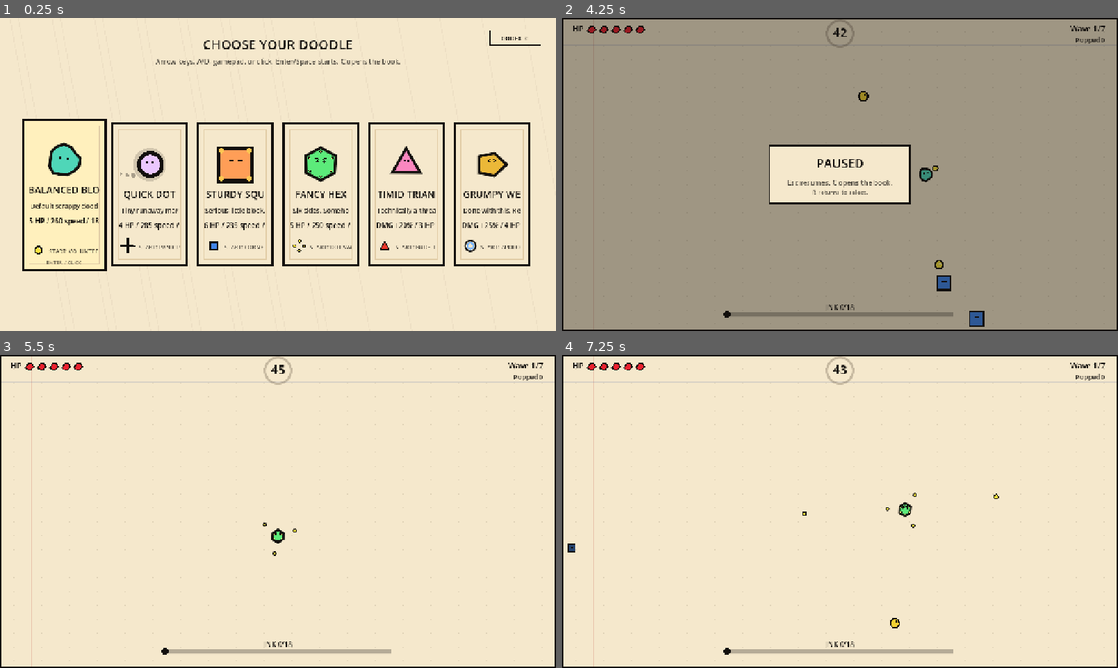
Above: before the commit, frames 1-4 (two rows, left to right).
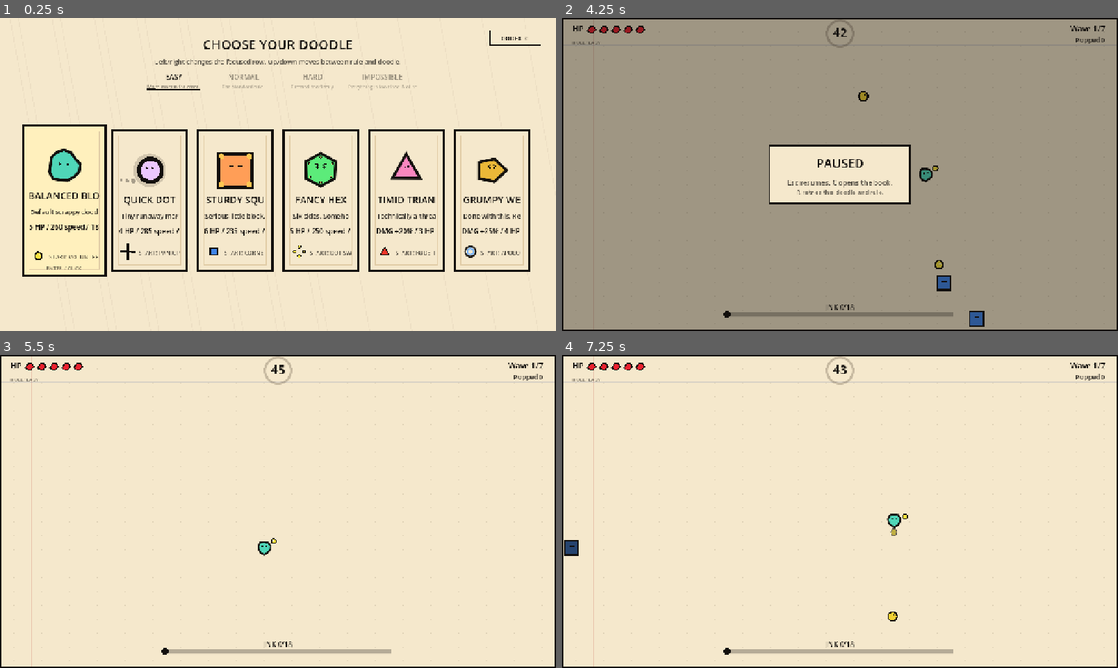
Above: after the commit, the same moments.

Repository: muratgur/shape-survivor
Game: Godot game, scene res://scenes/main.tscn
Same seed, same stepped clock (60 frames per second), same inputs: the game is played once before the commit and once after it.
Inputs (mouse positions are in pixels of both pictures, inside the frame that each line leads up to):
- Up to frame 1 (0.25 s): no input
- Up to frame 2 (4.25 s): tap Enter (confirm) at 0.5, 1.55, 3.05 s; move the mouse to (962, 158) at 0.52 s; hold D (move_right) 0.53-1.28 s; hold Enter (confirm) 0.53-1.28 s; click (962, 158) at 0.67 s; tap Space at 0.77, 1.52, 3.02, 3.77 s; tap E at 0.8, 1.35, 2.3, 3.8 s; move the mouse to (728, 190) at 1.27 s; hold S (move_down) 1.28-2.03 s; click (728, 190) at 1.42 s; move the mouse to (895, 105) at 2.02 s; hold D (move_right) 2.03-2.78 s; hold Enter (confirm) 2.03-2.78 s; click (895, 105) at 2.17 s; move the mouse to (812, 237) at 2.77 s; hold W (move_up) 2.78-3.53 s; tap C (open_codex) at 2.85 s; click (812, 237) at 2.92 s; move the mouse to (1006, 221) at 3.52 s; hold A (move_left) from 3.53 s (still down); tap Tab at 3.6 s; click (1006, 221) at 3.67 s; tap Escape (pause_game) at 4.15 s
- Up to frame 3 (5.5 s): move the mouse to (111, 464) at 4.27 s; tap E at 4.35, 5.3 s; click (111, 464) at 4.42 s; tap Space at 4.52 s; tap Enter (confirm) at 4.55 s; tap R (restart) at 4.9 s; move the mouse to (305, 511) at 5.02 s; release A (move_left) at 5.03 s; hold S (move_down) from 5.03 s (still down); tap Q at 5.1 s; click (305, 511) at 5.17 s
- Up to frame 4 (7.25 s): move the mouse to (756, 433) at 5.77 s; release S (move_down) at 5.78 s; hold D (move_right) 5.78-6.53 s; tap Backspace at 5.85 s; click (756, 433) at 5.92 s; tap Space at 6.02, 6.77 s; tap Enter (confirm) at 6.05 s; move the mouse to (962, 495) at 6.52 s; hold W (move_up) from 6.53 s (still down); hold Enter (confirm) from 6.53 s (still down); click (962, 495) at 6.67 s; tap E at 6.8 s

The runs differ from the first frame. In frame 1, 10% of the frame differs, in the area x 4-96%, y 12-83%; in frame 2, 0.1%; in frame 3, 0.2%; in frame 4, 0.5%.

Commit message:
Add difficulty profiles and integrate difficulty selection into character selection and HUD

Diff:
--- a/scripts/entities/enemy.gd
+++ b/scripts/entities/enemy.gd
@@ -30,10 +30,11 @@
 var _spiral_spin = 0.0
 
 
-func setup(enemy_kind: String, start_position: Vector2, target_position: Vector2, world_size: Vector2) -> void:
+func setup(enemy_kind: String, start_position: Vector2, target_position: Vector2, world_size: Vector2, difficulty_profile: Dictionary = {}) -> void:
 	kind = enemy_kind
 	position = start_position
 	arena_size = world_size
+	contact_damage = 1
 	_wobble_seed = randf_range(0.0, TAU)
 	_charge_dir = (target_position - start_position).normalized()
 	if _charge_dir == Vector2.ZERO:
@@ -89,6 +90,8 @@
 			speed = 120.0
 			color = Color(0.95, 0.82, 0.20)
 			score_value = 10
+	hp *= float(difficulty_profile.get("hp_mult", 1.0))
+	contact_damage = max(1, int(ceil(float(contact_damage) * float(difficulty_profile.get("dmg_mult", 1.0)))))
 	max_hp = hp
 	queue_redraw()
 
--- a/scripts/entities/player.gd
+++ b/scripts/entities/player.gd
@@ -21,6 +21,7 @@
 var weapon_size_multiplier = 1.0
 var knockback_multiplier = 1.0
 var corner_bonus_enabled = false
+var invulnerability_duration = 0.70
 var visual_tags = {}
 var weapon_visuals = {}
 
@@ -55,6 +56,7 @@
 	weapon_size_multiplier = 1.0
 	knockback_multiplier = 1.0
 	corner_bonus_enabled = false
+	invulnerability_duration = 0.70
 	visual_tags.clear()
 	weapon_visuals.clear()
 	queue_redraw()
@@ -94,7 +96,7 @@
 	if _invulnerable_time > 0.0 or hp <= 0:
 		return false
 	hp = max(hp - amount, 0)
-	_invulnerable_time = 0.70
+	_invulnerable_time = invulnerability_duration
 	_flash_time = 0.08
 	var push_direction = (position - source_position).normalized()
 	if push_direction == Vector2.ZERO:
--- a/scripts/main.gd
+++ b/scripts/main.gd
@@ -43,6 +43,8 @@
 var codex_return_state = GameState.SELECT
 var character_roster = []
 var selected_character_id = "balanced_blob"
+var difficulty_profiles = {}
+var selected_difficulty_id = "easy"
 var waves = []
 var upgrade_pool = []
 var current_wave_index = 0
@@ -83,6 +85,7 @@
 func _ready() -> void:
 	rng.randomize()
 	_register_default_inputs()
+	_build_difficulty_profiles()
 	_build_character_roster()
 	_build_wave_data()
 	_build_upgrade_pool()
@@ -115,7 +118,7 @@
 				_resume_game()
 	elif event.is_action_pressed("restart"):
 		if game_state == GameState.RESULT or game_state == GameState.PAUSED:
-			_show_character_select()
+			_start_run(selected_character_id)
 	elif game_state == GameState.RESULT and event.is_action_pressed("confirm"):
 		_show_character_select()
 
@@ -158,6 +161,7 @@
 	character_select.name = "CharacterSelect"
 	character_select.set_anchors_preset(Control.PRESET_FULL_RECT)
 	character_select.character_selected.connect(_on_character_selected)
+	character_select.difficulty_changed.connect(_on_difficulty_changed)
 	character_select.codex_requested.connect(_on_codex_requested)
 	ui_layer.add_child(character_select)
 
@@ -249,7 +253,7 @@
 	pause_overlay.visible = false
 	hud.visible = false
 	player.visible = false
-	character_select.show_select(character_roster, selected_character_id)
+	character_select.show_select(character_roster, selected_character_id, _difficulty_select_data(), selected_difficulty_id)
 
 
 func _start_run(character_id: String = "") -> void:
@@ -268,6 +272,7 @@
 	player.visible = true
 
 	player.reset(ARENA_SIZE * 0.5, _character_by_id(selected_character_id))
+	player.invulnerability_duration = _difficulty_iframe_duration()
 	base_damage_multiplier = 1.0
 	side_bonus_per_extra_side = 0.0
 	weapons = {
@@ -356,14 +361,14 @@
 
 func _update_spawning(delta: float) -> void:
 	var wave = waves[current_wave_index]
-	if _regular_enemy_count() >= 80:
+	if _regular_enemy_count() >= _difficulty_enemy_cap():
 		return
 	spawn_timer -= delta
 	if spawn_timer > 0.0:
 		return
 	if not _wave_allows_spawn(wave):
 		return
-	spawn_timer = float(wave["spawn_rate"])
+	spawn_timer = float(wave["spawn_rate"]) * _difficulty_spawn_mult()
 	var mix: Array = wave["mix"]
 	if mix.is_empty():
 		return
@@ -500,7 +505,7 @@
 		if player.position.distance_to(enemy.position) <= player.radius + enemy_contact_radius:
 			if not player.is_invulnerable() and shield_charges > 0:
 				shield_charges -= 1
-				player._invulnerable_time = 0.70
+				player._invulnerable_time = _difficulty_iframe_duration()
 				_spawn_attack_effect("pulse", 0.32, {"radius": player.radius + 14.0}, player)
 				continue
 			var did_hit: bool = player.take_damage(enemy.contact_damage, enemy.position)
@@ -733,13 +738,13 @@
 
 
 func _spawn_enemy(kind: String, start_position: Vector2 = Vector2(-100000.0, -100000.0)):
-	if kind != "chunk_polygon" and _regular_enemy_count() >= 80:
+	if kind != "chunk_polygon" and _regular_enemy_count() >= _difficulty_enemy_cap():
 		return null
 	var spawn_position = start_position
 	if spawn_position.x < -90000.0:
 		spawn_position = _pick_spawn_position()
 	var enemy = EnemyScene.new()
-	enemy.setup(kind, spawn_position, player.position, ARENA_SIZE)
+	enemy.setup(kind, spawn_position, player.position, ARENA_SIZE, _current_difficulty_profile())
 	enemies_container.add_child(enemy)
 	enemies.append(enemy)
 	if kind == "chunk_polygon":
@@ -895,7 +900,7 @@
 			for i in range(12):
 				_spawn_pickup("ink", enemy.position + Vector2.RIGHT.rotated(TAU * float(i) / 12.0) * rng.randf_range(12.0, 44.0))
 		else:
-			var drop_count = int(round(float(waves[current_wave_index].get("drop_rate", 1.0))))
+			var drop_count = _scaled_ink_drop_count(float(waves[current_wave_index].get("drop_rate", 1.0)))
 			for i in range(drop_count):
 				_spawn_pickup("ink", enemy.position + Vector2(rng.randf_range(-8.0, 8.0), rng.randf_range(-8.0, 8.0)))
 			_roll_special_drop(enemy)
@@ -908,28 +913,29 @@
 func _roll_special_drop(enemy) -> void:
 	var jitter_pos = enemy.position + Vector2(rng.randf_range(-16.0, 16.0), rng.randf_range(-16.0, 16.0))
 	var special_roll = rng.randf()
+	var drop_mult = _difficulty_drop_mult()
 	match enemy.kind:
 		"needle_line":
-			if special_roll < 0.40:
+			if special_roll < 0.40 * drop_mult:
 				_spawn_pickup("speed_burst", jitter_pos)
-			elif player.hp < player.max_hp and rng.randf() < 0.04:
+			elif player.hp < player.max_hp and rng.randf() < 0.04 * drop_mult:
 				_spawn_pickup("health", jitter_pos)
 		"dizzy_spiral":
-			if special_roll < 0.50:
+			if special_roll < 0.50 * drop_mult:
 				_spawn_pickup("magnet_pulse", jitter_pos)
-			elif player.hp < player.max_hp and rng.randf() < 0.04:
+			elif player.hp < player.max_hp and rng.randf() < 0.04 * drop_mult:
 				_spawn_pickup("health", jitter_pos)
 		"smug_square":
-			if special_roll < 0.07:
+			if special_roll < 0.07 * drop_mult:
 				_spawn_pickup("damage_burst", jitter_pos)
-			elif player.hp < player.max_hp and special_roll < 0.12:
+			elif player.hp < player.max_hp and special_roll < 0.12 * drop_mult:
 				_spawn_pickup("health", jitter_pos)
 		_:
-			if special_roll < 0.08:
+			if special_roll < 0.08 * drop_mult:
 				_spawn_pickup("shield_fragment", jitter_pos)
-			elif special_roll < 0.20:
+			elif special_roll < 0.20 * drop_mult:
 				_spawn_pickup("jittery_fragment", jitter_pos)
-			elif player.hp < player.max_hp and special_roll < 0.25:
+			elif player.hp < player.max_hp and special_roll < 0.25 * drop_mult:
 				_spawn_pickup("health", jitter_pos)
 
 
@@ -1062,7 +1068,8 @@
 		"waves_cleared": waves_cleared,
 		"enemies_popped": enemies_popped,
 		"ink_total": ink_total,
-		"upgrades_chosen": upgrades_chosen
+		"upgrades_chosen": upgrades_chosen,
+		"difficulty_label": str(_current_difficulty_profile().get("label", "EASY"))
 	})
 
 
@@ -1085,6 +1092,11 @@
 
 func _on_character_selected(character: Dictionary) -> void:
 	_start_run(str(character.get("id", "balanced_blob")))
+
+
+func _on_difficulty_changed(difficulty_id: String) -> void:
+	if difficulty_profiles.has(difficulty_id):
+		selected_difficulty_id = difficulty_id
 
 
 func _on_upgrade_selected(choice: Dictionary) -> void:
@@ -1311,8 +1323,99 @@
 		"ink_threshold": int(wave.get("threshold", 42)),
 		"score": enemies_popped,
 		"state_note": note,
-		"shield_charges": shield_charges
+		"shield_charges": shield_charges,
+		"difficulty_label": str(_current_difficulty_profile().get("label", "EASY")),
+		"difficulty_id": selected_difficulty_id
 	})
+
+
+func _build_difficulty_profiles() -> void:
+	difficulty_profiles = {
+		"easy": {
+			"id": "easy",
+			"label": "EASY",
+			"description": "More margin for error.",
+			"hp_mult": 1.0,
+			"dmg_mult": 1.0,
+			"spawn_mult": 1.0,
+			"enemy_cap": 80,
+			"iframe_duration": 0.70,
+			"drop_mult": 1.0
+		},
+		"normal": {
+			"id": "normal",
+			"label": "NORMAL",
+			"description": "The standard rule.",
+			"hp_mult": 1.2,
+			"dmg_mult": 1.0,
+			"spawn_mult": 0.90,
+			"enemy_cap": 100,
+			"iframe_duration": 0.60,
+			"drop_mult": 0.90
+		},
+		"hard": {
+			"id": "hard",
+			"label": "HARD",
+			"description": "Pressed too firmly.",
+			"hp_mult": 1.6,
+			"dmg_mult": 1.5,
+			"spawn_mult": 0.70,
+			"enemy_cap": 140,
+			"iframe_duration": 0.50,
+			"drop_mult": 0.70
+		},
+		"impossible": {
+			"id": "impossible",
+			"label": "IMPOSSIBLE",
+			"description": "Everything is too close. Not recommended.",
+			"hp_mult": 2.0,
+			"dmg_mult": 2.0,
+			"spawn_mult": 0.50,
+			"enemy_cap": 160,
+			"iframe_duration": 0.40,
+			"drop_mult": 0.65
+		}
+	}
+
+
+func _difficulty_select_data() -> Array:
+	return [
+		difficulty_profiles["easy"],
+		difficulty_profiles["normal"],
+		difficulty_profiles["hard"],
+		difficulty_profiles["impossible"]
+	]
+
+
+func _current_difficulty_profile() -> Dictionary:
+	return difficulty_profiles.get(selected_difficulty_id, difficulty_profiles.get("easy", {}))
+
+
+func _difficulty_enemy_cap() -> int:
+	return int(_current_difficulty_profile().get("enemy_cap", 80))
+
+
+func _difficulty_spawn_mult() -> float:
+	return float(_current_difficulty_profile().get("spawn_mult", 1.0))
+
+
+func _difficulty_drop_mult() -> float:
+	return float(_current_difficulty_profile().get("drop_mult", 1.0))
+
+
+func _difficulty_iframe_duration() -> float:
+	return float(_current_difficulty_profile().get("iframe_duration", 0.70))
+
+
+func _scaled_ink_drop_count(base_drop_rate: float) -> int:
+	var drop_mult = _difficulty_drop_mult()
+	if is_equal_approx(drop_mult, 1.0):
+		return int(round(base_drop_rate))
+	var scaled = max(0.0, base_drop_rate * drop_mult)
+	var whole = int(floor(scaled))
+	if rng.randf() < scaled - float(whole):
+		whole += 1
+	return whole
 
 
 func _build_wave_data() -> void:
@@ -1518,11 +1621,9 @@
 	_add_mouse_button("confirm", MOUSE_BUTTON_LEFT)
 	_add_key("pause_game", KEY_ESCAPE)
 	_add_key("restart", KEY_R)
-	_add_key("restart", KEY_ENTER)
 	_add_key("open_codex", KEY_C)
 	_add_joy_button("confirm", JOY_BUTTON_A)
 	_add_joy_button("pause_game", JOY_BUTTON_START)
-	_add_joy_button("restart", JOY_BUTTON_A)
 	_add_joy_button("move_left", JOY_BUTTON_DPAD_LEFT)
 	_add_joy_button("move_right", JOY_BUTTON_DPAD_RIGHT)
 	_add_joy_button("move_up", JOY_BUTTON_DPAD_UP)
--- a/scripts/ui/character_select.gd
+++ b/scripts/ui/character_select.gd
@@ -2,13 +2,18 @@
 
 signal character_selected(character)
 signal codex_requested
+signal difficulty_changed(difficulty_id)
 
 const INK = Color(0.07, 0.06, 0.05)
 const PAPER = Color(0.96, 0.91, 0.80)
 const PAPER_DARK = Color(0.88, 0.80, 0.65)
+const ORANGE = Color(0.87, 0.48, 0.23)
 
 var characters = []
+var difficulties = []
 var selected_index = 0
+var selected_difficulty_index = 0
+var focus_target = "characters"
 var _pulse = 0.0
 
 
@@ -18,13 +23,20 @@
 	set_process(true)
 
 
-func show_select(new_characters: Array, initial_id: String = "balanced_blob") -> void:
+func show_select(new_characters: Array, initial_id: String = "balanced_blob", new_difficulties: Array = [], initial_difficulty_id: String = "easy") -> void:
 	characters = new_characters.duplicate(true)
+	difficulties = new_difficulties.duplicate(true)
 	selected_index = 0
+	selected_difficulty_index = 0
 	for i in range(characters.size()):
 		if str(characters[i].get("id", "")) == initial_id:
 			selected_index = i
 			break
+	for i in range(difficulties.size()):
+		if str(difficulties[i].get("id", "")) == initial_difficulty_id:
+			selected_difficulty_index = i
+			break
+	focus_target = "characters"
 	visible = true
 	queue_redraw()
 
@@ -43,27 +55,55 @@
 	if not visible:
 		return
 	if event is InputEventMouseMotion:
-		var index = _card_index_at(event.position)
-		if index >= 0:
-			selected_index = index
-			queue_redraw()
+		var difficulty_index = _difficulty_index_at(event.position)
+		if difficulty_index >= 0:
+			focus_target = "difficulty"
+			selected_difficulty_index = difficulty_index
+		else:
+			var index = _card_index_at(event.position)
+			if index >= 0:
+				focus_target = "characters"
+				selected_index = index
+		queue_redraw()
 	elif event is InputEventMouseButton and event.pressed and event.button_index == MOUSE_BUTTON_LEFT:
 		if _codex_button_rect().has_point(event.position):
 			accept_event()
 			codex_requested.emit()
 			return
+		var difficulty_index = _difficulty_index_at(event.position)
+		if difficulty_index >= 0:
+			focus_target = "difficulty"
+			_set_difficulty_index(difficulty_index)
+			return
 		var index = _card_index_at(event.position)
 		if index >= 0:
+			focus_target = "characters"
 			selected_index = index
 			_select_current()
 	elif event.is_action_pressed("ui_left") or event.is_action_pressed("move_left"):
-		selected_index = max(0, selected_index - 1)
+		if focus_target == "difficulty":
+			_set_difficulty_index(max(0, selected_difficulty_index - 1))
+		else:
+			selected_index = max(0, selected_index - 1)
 		queue_redraw()
 	elif event.is_action_pressed("ui_right") or event.is_action_pressed("move_right"):
-		selected_index = min(characters.size() - 1, selected_index + 1)
+		if focus_target == "difficulty":
+			_set_difficulty_index(min(difficulties.size() - 1, selected_difficulty_index + 1))
+		else:
+			selected_index = min(characters.size() - 1, selected_index + 1)
+		queue_redraw()
+	elif event.is_action_pressed("ui_up") or event.is_action_pressed("move_up"):
+		focus_target = "difficulty"
+		queue_redraw()
+	elif event.is_action_pressed("ui_down") or event.is_action_pressed("move_down"):
+		focus_target = "characters"
 		queue_redraw()
 	elif event.is_action_pressed("confirm"):
-		_select_current()
+		if focus_target == "difficulty":
+			focus_target = "characters"
+			queue_redraw()
+		else:
+			_select_current()
 	elif event.is_action_pressed("open_codex"):
 		accept_event()
 		codex_requested.emit()
@@ -72,6 +112,14 @@
 func _select_current() -> void:
 	if selected_index >= 0 and selected_index < characters.size():
 		character_selected.emit(characters[selected_index])
+
+
+func _set_difficulty_index(index: int) -> void:
+	if difficulties.is_empty():
+		return
+	selected_difficulty_index = clamp(index, 0, difficulties.size() - 1)
+	difficulty_changed.emit(str(difficulties[selected_difficulty_index].get("id", "easy")))
+	queue_redraw()
 
 
 func _draw() -> void:
@@ -84,14 +132,15 @@
 		var x = fmod(float(i) * 97.0 + 42.0, viewport_size.x)
 		draw_line(Vector2(x, 0.0), Vector2(x + 130.0, viewport_size.y), Color(0.48, 0.42, 0.34, 0.07), 2.0)
 	draw_string(font, Vector2(viewport_size.x * 0.5 - 260.0, 72.0), "CHOOSE YOUR DOODLE", HORIZONTAL_ALIGNMENT_CENTER, 520.0, 30, INK)
-	draw_string(font, Vector2(viewport_size.x * 0.5 - 330.0, 106.0), "Arrow keys, A/D, gamepad, or click. Enter/Space starts. C opens the book.", HORIZONTAL_ALIGNMENT_CENTER, 660.0, 16, Color(0.07, 0.06, 0.05, 0.68))
+	draw_string(font, Vector2(viewport_size.x * 0.5 - 330.0, 106.0), "Left/right changes the focused row. Up/down moves between rule and doodle.", HORIZONTAL_ALIGNMENT_CENTER, 660.0, 15, Color(0.07, 0.06, 0.05, 0.68))
+	_draw_difficulty_row(font, viewport_size)
 	for i in range(characters.size()):
 		_draw_card(i, _card_rect(i), characters[i], font)
 	_draw_codex_button(font)
 
 
 func _draw_card(index: int, rect: Rect2, character: Dictionary, font: Font) -> void:
-	var selected = index == selected_index
+	var selected = index == selected_index and focus_target == "characters"
 	var grow = 8.0 + sin(_pulse * 5.0) * 1.8 if selected else 0.0
 	var card_rect = rect.grow(grow)
 	draw_rect(card_rect, INK)
@@ -199,7 +248,7 @@
 	var card_size = Vector2(card_width, 330.0)
 	var total_width = card_size.x * float(count) + gap * float(count - 1)
 	var start_x = (viewport_size.x - total_width) * 0.5
-	var y = max(148.0, viewport_size.y * 0.5 - card_size.y * 0.36)
+	var y = max(180.0, viewport_size.y * 0.5 - card_size.y * 0.32)
 	return Rect2(Vector2(start_x + float(index) * (card_size.x + gap), y), card_size)
 
 
@@ -215,6 +264,55 @@
 	draw_rect(rect, PAPER)
 	draw_rect(rect, INK, false, 2.0)
 	draw_string(font, rect.position + Vector2(0.0, 24.0), "CODEX  C", HORIZONTAL_ALIGNMENT_CENTER, rect.size.x, 14, INK)
+
+
+func _draw_difficulty_row(font: Font, viewport_size: Vector2) -> void:
+	if difficulties.is_empty():
+		return
+	var total_width = 640.0
+	var start_x = (viewport_size.x - total_width) * 0.5
+	var y = 136.0
+	for i in range(difficulties.size()):
+		var rect = _difficulty_rect(i)
+		var selected = i == selected_difficulty_index
+		var impossible = str(difficulties[i].get("id", "")) == "impossible"
+		var focus = focus_target == "difficulty"
+		var alpha = 1.0 if selected else 0.42
+		var color = ORANGE if impossible and selected else Color(INK.r, INK.g, INK.b, alpha)
+		var offset = Vector2.ZERO
+		if impossible and selected:
+			var jitter_step = int(_pulse * 12.0) % 4
+			var jitter_offsets = [Vector2(-1.0, 0.0), Vector2(1.0, -1.0), Vector2(0.0, 1.0), Vector2(1.0, 1.0)]
+			offset = jitter_offsets[jitter_step]
+		var label = str(difficulties[i].get("label", "EASY"))
+		var descriptor = str(difficulties[i].get("description", ""))
+		draw_string(font, rect.position + Vector2(0.0, 22.0) + offset, label, HORIZONTAL_ALIGNMENT_CENTER, rect.size.x, 18 if selected and focus else 16, color)
+		draw_string(font, rect.position + Vector2(0.0, 42.0), descriptor, HORIZONTAL_ALIGNMENT_CENTER, rect.size.x, 11, Color(0.07, 0.06, 0.05, 0.50 if selected else 0.30))
+		if selected:
+			var underline_y = y + 28.0
+			var line_color = ORANGE if impossible else INK
+			if impossible:
+				draw_rect(Rect2(Vector2(rect.position.x + 14.0, underline_y - 2.0), Vector2(rect.size.x - 28.0, 6.0)), Color(line_color.r, line_color.g, line_color.b, 0.92))
+				draw_line(Vector2(rect.position.x + 19.0, underline_y + 5.0), Vector2(rect.end.x - 17.0, underline_y + 3.0), INK, 2.0)
+			else:
+				draw_line(Vector2(rect.position.x + 18.0, underline_y), Vector2(rect.end.x - 18.0, underline_y + sin(_pulse * 3.0) * 1.2), line_color, 4.0)
+	if focus_target == "difficulty":
+		draw_string(font, Vector2(start_x, y + 62.0), "RULE ROW", HORIZONTAL_ALIGNMENT_CENTER, total_width, 11, Color(0.07, 0.06, 0.05, 0.46))
+
+
+func _difficulty_rect(index: int) -> Rect2:
+	var viewport_size = get_viewport_rect().size
+	var total_width = 640.0
+	var item_width = total_width / max(float(difficulties.size()), 1.0)
+	var start_x = (viewport_size.x - total_width) * 0.5
+	return Rect2(Vector2(start_x + item_width * float(index), 120.0), Vector2(item_width, 58.0))
+
+
+func _difficulty_index_at(point: Vector2) -> int:
+	for i in range(difficulties.size()):
+		if _difficulty_rect(i).has_point(point):
+			return i
+	return -1
 
 
 func _codex_button_rect() -> Rect2:
--- a/scripts/ui/hud.gd
+++ b/scripts/ui/hud.gd
@@ -2,6 +2,7 @@
 
 const INK = Color(0.07, 0.06, 0.05)
 const PAPER_LINE = Color(0.48, 0.42, 0.34, 0.38)
+const ORANGE = Color(0.87, 0.48, 0.23)
 
 var hp = 5
 var max_hp = 5
@@ -12,6 +13,8 @@
 var score = 0
 var state_note = ""
 var shield_charges = 0
+var difficulty_label = "EASY"
+var difficulty_id = "easy"
 
 
 func _ready() -> void:
@@ -28,6 +31,8 @@
 	score = data.get("score", score)
 	state_note = data.get("state_note", state_note)
 	shield_charges = data.get("shield_charges", shield_charges)
+	difficulty_label = data.get("difficulty_label", difficulty_label)
+	difficulty_id = data.get("difficulty_id", difficulty_id)
 	queue_redraw()
 
 
@@ -39,6 +44,7 @@
 	_draw_timer(font, viewport_size)
 	_draw_ink_meter(font, viewport_size)
 	_draw_wave_label(font, viewport_size)
+	_draw_difficulty_rule(font)
 
 
 func _draw_shield_charges(font: Font) -> void:
@@ -107,3 +113,14 @@
 	draw_string(font, Vector2(viewport_size.x - 320.0, 56.0), "Popped " + str(score), HORIZONTAL_ALIGNMENT_RIGHT, 290.0, 15, Color(0.07, 0.06, 0.05, 0.78))
 	if state_note != "":
 		draw_string(font, Vector2(viewport_size.x * 0.5 - 180.0, 71.0), state_note, HORIZONTAL_ALIGNMENT_CENTER, 360.0, 15, Color(0.07, 0.06, 0.05, 0.72))
+
+
+func _draw_difficulty_rule(font: Font) -> void:
+	var offset = Vector2.ZERO
+	var color = Color(0.07, 0.06, 0.05, 0.54)
+	if difficulty_id == "impossible":
+		var jitter_step = int(Time.get_ticks_msec() / 90) % 4
+		var jitter_offsets = [Vector2(-1.0, 0.0), Vector2(1.0, -1.0), Vector2(0.0, 1.0), Vector2(1.0, 1.0)]
+		offset = jitter_offsets[jitter_step]
+		color = Color(ORANGE.r, ORANGE.g, ORANGE.b, 0.78)
+	draw_string(font, Vector2(24.0, 60.0) + offset, "RULE: " + difficulty_label, HORIZONTAL_ALIGNMENT_LEFT, 220.0, 12, color)
--- a/scripts/ui/pause_overlay.gd
+++ b/scripts/ui/pause_overlay.gd
@@ -19,4 +19,4 @@
 	draw_rect(box.grow(-5.0), Color(0.96, 0.91, 0.80))
 	draw_string(font, box.position + Vector2(0.0, 55.0), "PAUSED", HORIZONTAL_ALIGNMENT_CENTER, box.size.x, 28, INK)
 	draw_string(font, box.position + Vector2(0.0, 95.0), "Esc resumes. C opens the book.", HORIZONTAL_ALIGNMENT_CENTER, box.size.x, 16, Color(0.07, 0.06, 0.05, 0.72))
-	draw_string(font, box.position + Vector2(0.0, 116.0), "R returns to select.", HORIZONTAL_ALIGNMENT_CENTER, box.size.x, 14, Color(0.07, 0.06, 0.05, 0.62))
+	draw_string(font, box.position + Vector2(0.0, 116.0), "R retries this doodle and rule.", HORIZONTAL_ALIGNMENT_CENTER, box.size.x, 14, Color(0.07, 0.06, 0.05, 0.62))
--- a/scripts/ui/result_screen.gd
+++ b/scripts/ui/result_screen.gd
@@ -34,6 +34,7 @@
 	var title = "Still Technically A Shape" if won else "Flattened Into A Lesson"
 	draw_string(font, Vector2(viewport_size.x * 0.5 - 300.0, 160.0), title, HORIZONTAL_ALIGNMENT_CENTER, 600.0, 34, INK)
 	var rows = [
+		"Rule: " + str(result_data.get("difficulty_label", "EASY")),
 		"Survived: " + _format_time(float(result_data.get("survived_time", 0.0))),
 		"Waves cleared: " + str(result_data.get("waves_cleared", 0)),
 		"Shapes popped: " + str(result_data.get("enemies_popped", 0)),
@@ -42,7 +43,7 @@
 	]
 	for i in range(rows.size()):
 		draw_string(font, Vector2(viewport_size.x * 0.5 - 180.0, 230.0 + float(i) * 34.0), rows[i], HORIZONTAL_ALIGNMENT_CENTER, 360.0, 20, INK)
-	draw_string(font, Vector2(viewport_size.x * 0.5 - 240.0, viewport_size.y - 110.0), "Press R or Enter for character select", HORIZONTAL_ALIGNMENT_CENTER, 480.0, 20, Color(0.07, 0.06, 0.05, 0.72))
+	draw_string(font, Vector2(viewport_size.x * 0.5 - 280.0, viewport_size.y - 110.0), "R retries this doodle/rule. Enter returns to select.", HORIZONTAL_ALIGNMENT_CENTER, 560.0, 20, Color(0.07, 0.06, 0.05, 0.72))
 
 
 func _format_time(seconds: float) -> String:
